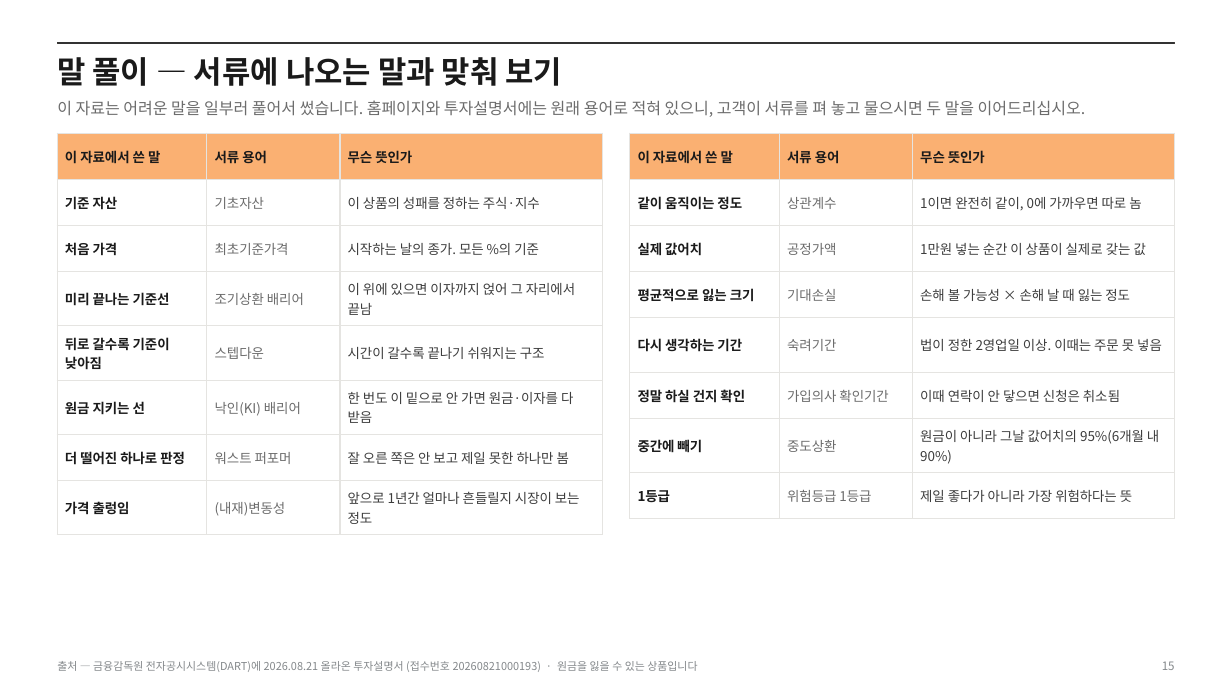
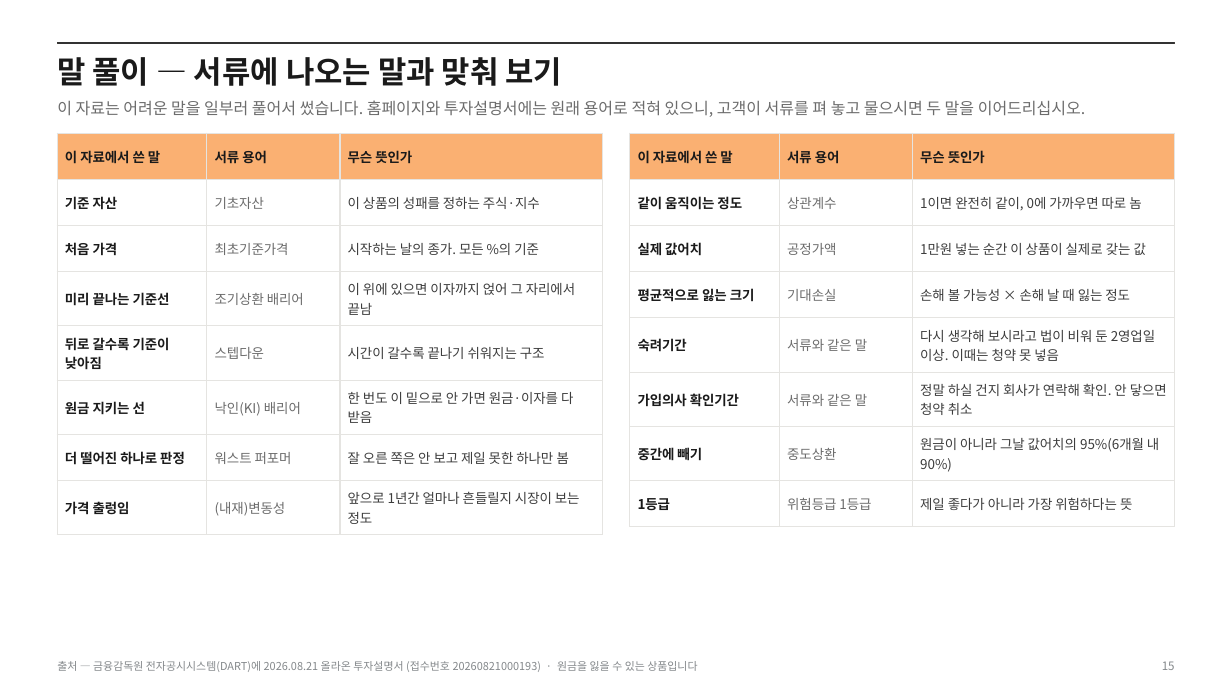
Before and after one commit to hanaroline/work_1, a slide deck: slide 15 of els-proposal.pptx. Drawn at 1232x693 pixels with LibreOffice and Linux fonts; fonts in the diff are those of the drawing. Boxes give left, top, right and bottom in pixels: in the first picture for what was removed or moved away, otherwise in the second. Text is boxed around its words. In the diff, an @@ line names an element or a change of style, - is before the commit and + after.

```diff
--- a/els-proposal.pptx
+++ b/els-proposal.pptx
@@ table at [630, 133, 1176, 515] @@
-row 5: 다시 생각하는 기간 | 숙려기간 | 법이 정한 2영업일 이상. 이때는 주문 못 넣음
+row 5: 숙려기간 | 서류와 같은 말 | 다시 생각해 보시라고 법이 비워 둔 2영업일 이상. 이때는 청약 못 넣음
-row 6: 정말 하실 건지 확인 | 가입의사 확인기간 | 이때 연락이 안 닿으면 신청은 취소됨
+row 6: 가입의사 확인기간 | 서류와 같은 말 | 정말 하실 건지 회사가 연락해 확인. 안 닿으면 청약 취소
```
Also in this commit, not shown: 4 other slides changed, 4 other files.
